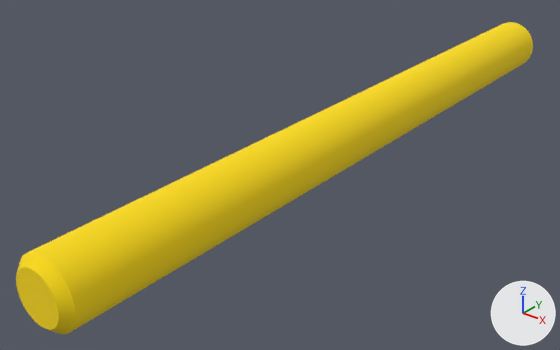
The OBJ model isaacgymenvs/assets/factory/mesh/factory_insertion/factory_round_peg_4mm_loose.obj as it was, and as the next commit left it.
Rendered twice from a 50 mm lens placed at (0.0258, -0.0653, 0.0196), pointed at (-0.0031, -0.0292, -0.0028). Every picture has the same lights, and +X, +Y and +Z are marked at lower right. The picture after the commit comes second. Where no turn or scale is listed for an object, it has been applied to the vertices.
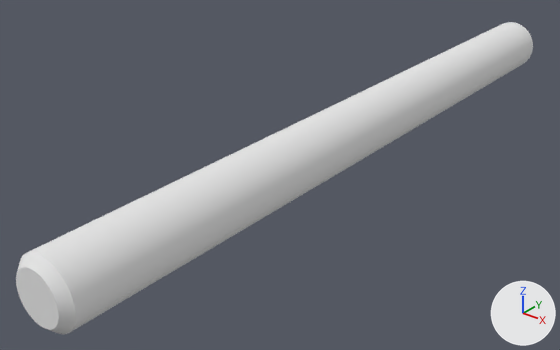
Diff of the bpy script that builds the scene:
```diff
--- a/isaacgymenvs/assets/factory/mesh/factory_insertion/factory_round_peg_4mm_loose.obj.py
+++ b/isaacgymenvs/assets/factory/mesh/factory_insertion/factory_round_peg_4mm_loose.obj.py
@@ mat_0_980392_0_713725_0_003922_0_000000_0_000000 @@
 mat_0_980392_0_713725_0_003922_0_000000_0_000000 = principled_material('0.980392_0.713725_0.003922_0.000000_0.000000')
-mat_0_980392_0_713725_0_003922_0_000000_0_000000.base_color = (0.98, 0.714, 0.00392)  # yellow #fddc0d
+mat_0_980392_0_713725_0_003922_0_000000_0_000000.base_color = (0.8, 0.8, 0.8)  # white #e7e7e7
 mat_0_980392_0_713725_0_003922_0_000000_0_000000.roughness = 1.0
```

Pixel boxes (x1, y1, x2, y2) of what changed, in the pictures (560 x 350 px):
'mesh2', recoloured (yellow to white): (29, 22, 533, 332) in both
'mesh0', recoloured (yellow to white): (16, 267, 59, 330) in both
'mesh1', recoloured (yellow to white): (17, 252, 76, 334) in both
